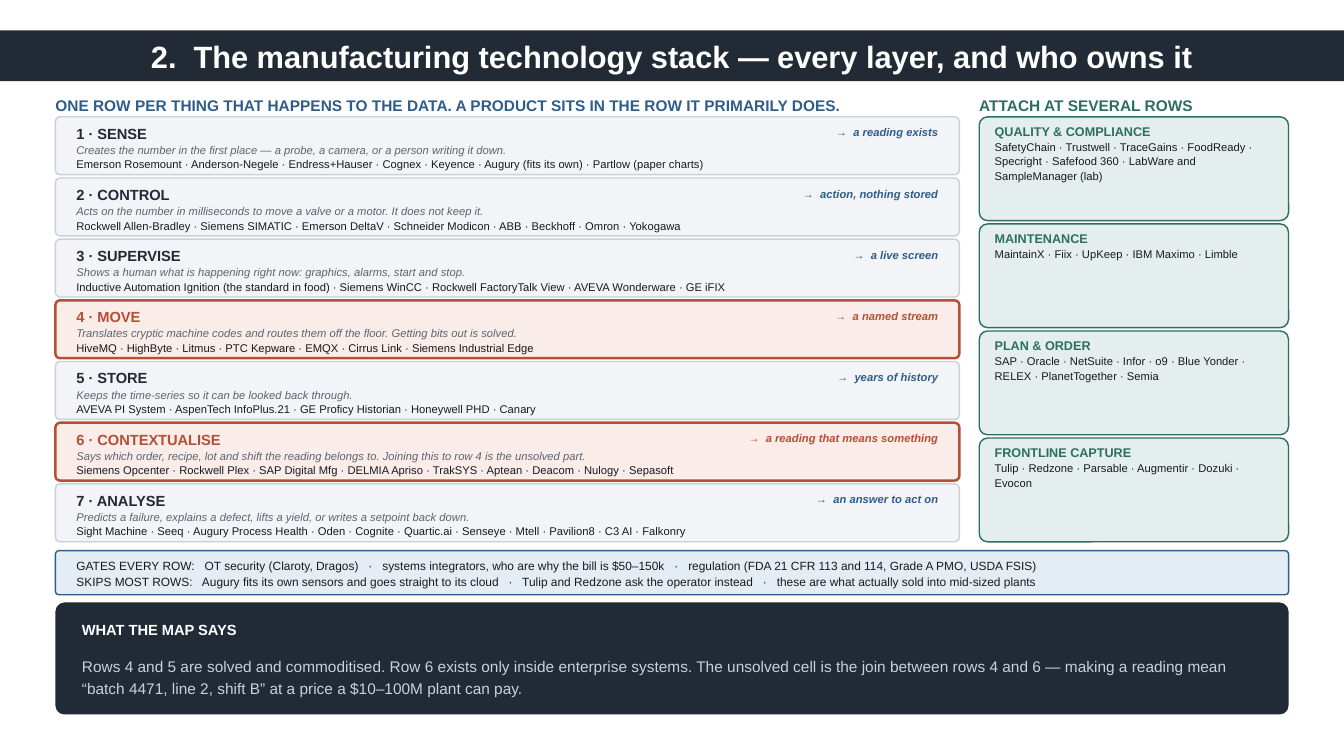
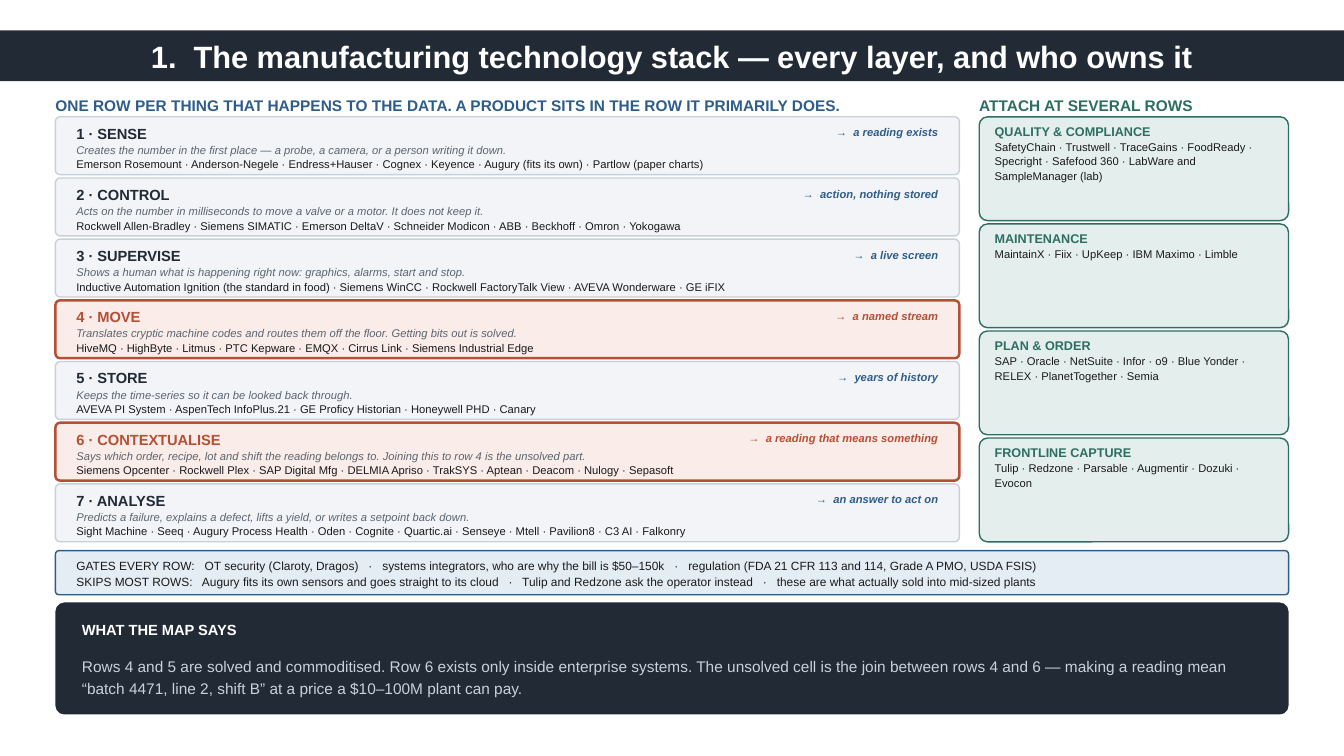
Before and after one commit to theamanmishra/Startup-Research, a slide deck: slide 2 of manu-data-layer/deck/ip-update-2026-09-28.pptx (slide 3 before the commit). Drawn at 1344x756 pixels with LibreOffice and Linux fonts; fonts in the diff are those of the drawing. Boxes give left, top, right and bottom in pixels: in the first picture for what was removed or moved away, otherwise in the second. Text is boxed around its words. In the diff, an @@ line names an element or a change of style, - is before the commit and + after.

```diff
--- a/manu-data-layer/deck/ip-update-2026-09-28.pptx
+++ b/manu-data-layer/deck/ip-update-2026-09-28.pptx
@@ text in rectangle at bbox=[151, 45, 1192, 74]: text changed @@
-2. The manufacturing technology stack — every layer, and who owns it
+1. The manufacturing technology stack — every layer, and who owns it
```
Also in this commit, not shown: 6 other slides changed, 1 slide removed, 2 other files.
